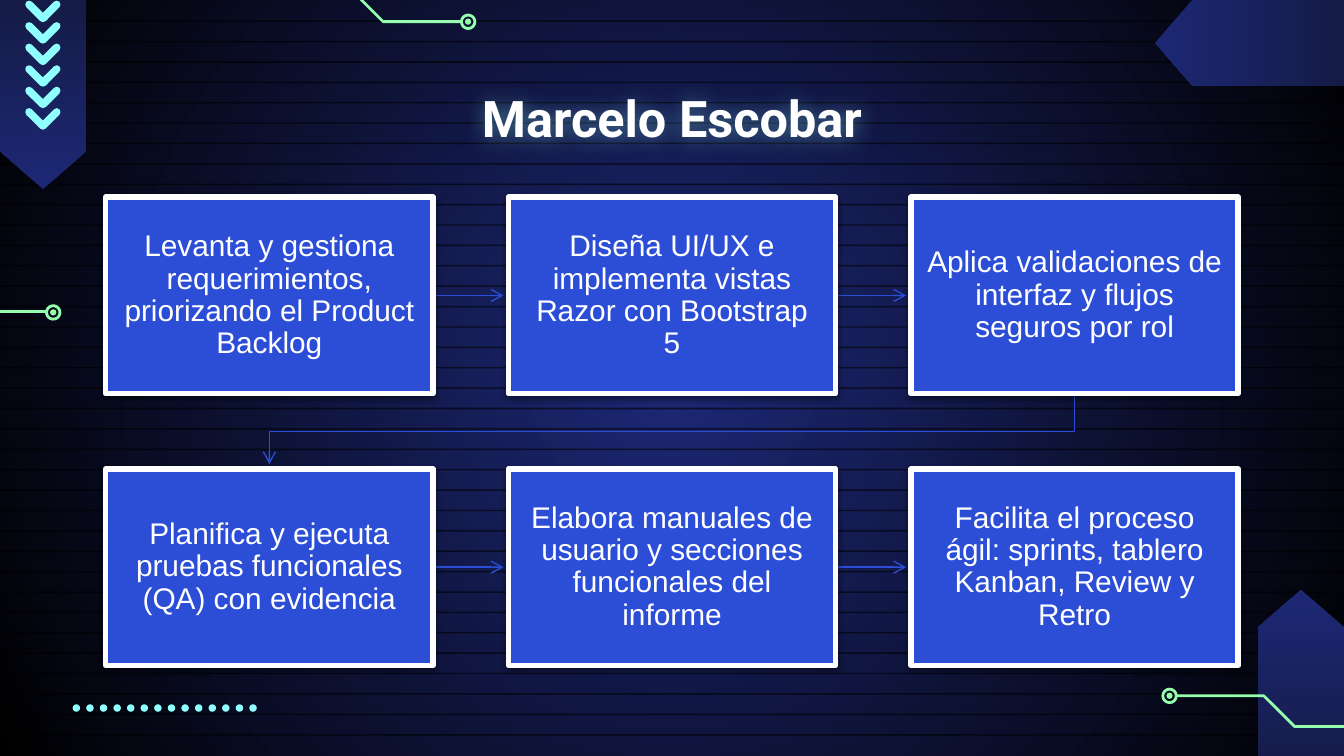
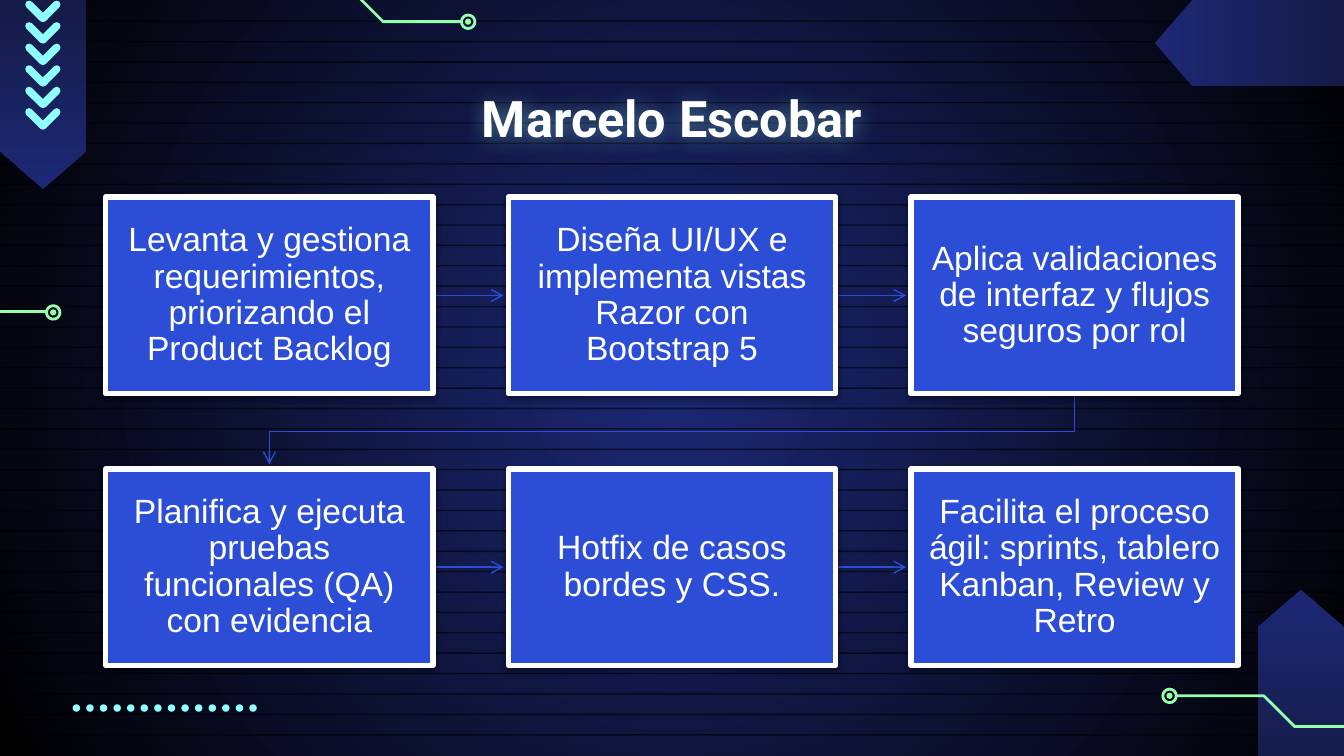
Before and after one commit to Sythrex/Capstone_grupo_4, a slide deck: slide 4 of Fase 3/Evidencias grupales/Presentacion Final del proyecto (Espanol).pptx. Drawn at 1344x756 pixels with LibreOffice and Linux fonts; fonts in the diff are those of the drawing. Boxes give left, top, right and bottom in pixels: in the first picture for what was removed or moved away, otherwise in the second. Text is boxed around its words. In the diff, an @@ line names an element or a change of style, - is before the commit and + after.

```diff
--- a/Fase 3/Evidencias grupales/Presentacion Final del proyecto (Espanol).pptx
+++ b/Fase 3/Evidencias grupales/Presentacion Final del proyecto (Espanol).pptx
@@ size 16 to 18 pt in 5 elements at bbox=[128, 226, 410, 366], bbox=[538, 226, 807, 366], bbox=[932, 245, 1218, 348], bbox=[134, 498, 404, 633], bbox=[929, 498, 1220, 633] @@
@@ text at bbox=[557, 534, 787, 602]: text changed; size 16 to 18 pt @@
-Elabora manuales de usuario y secciones funcionales del informe
+Hotfix de casos bordes y CSS.
```
Also in this commit, not shown: 2 other slides changed.
